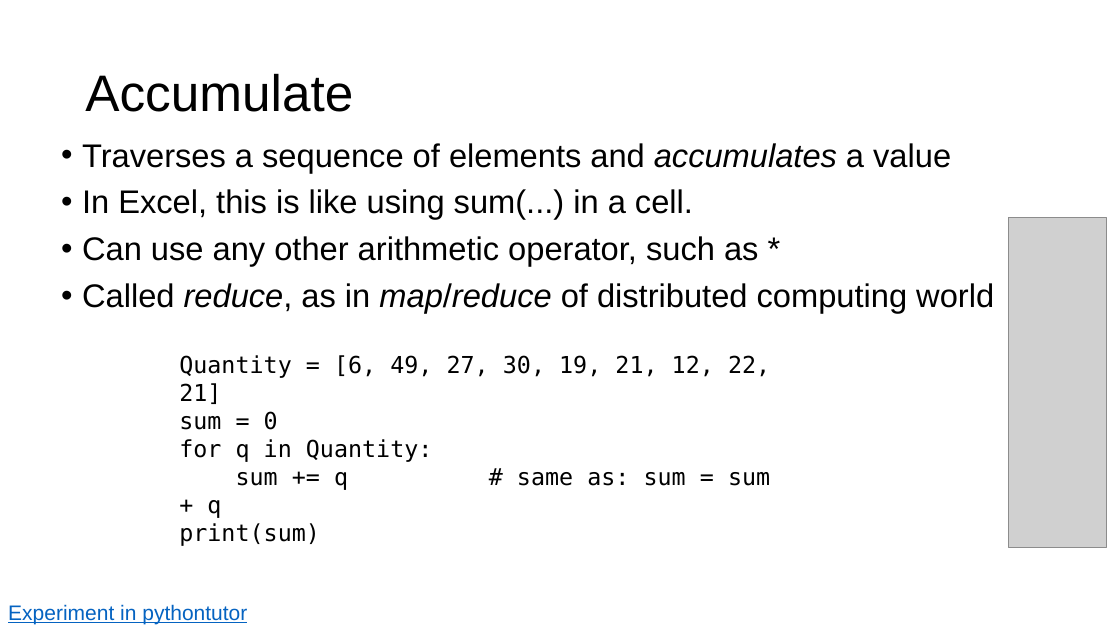
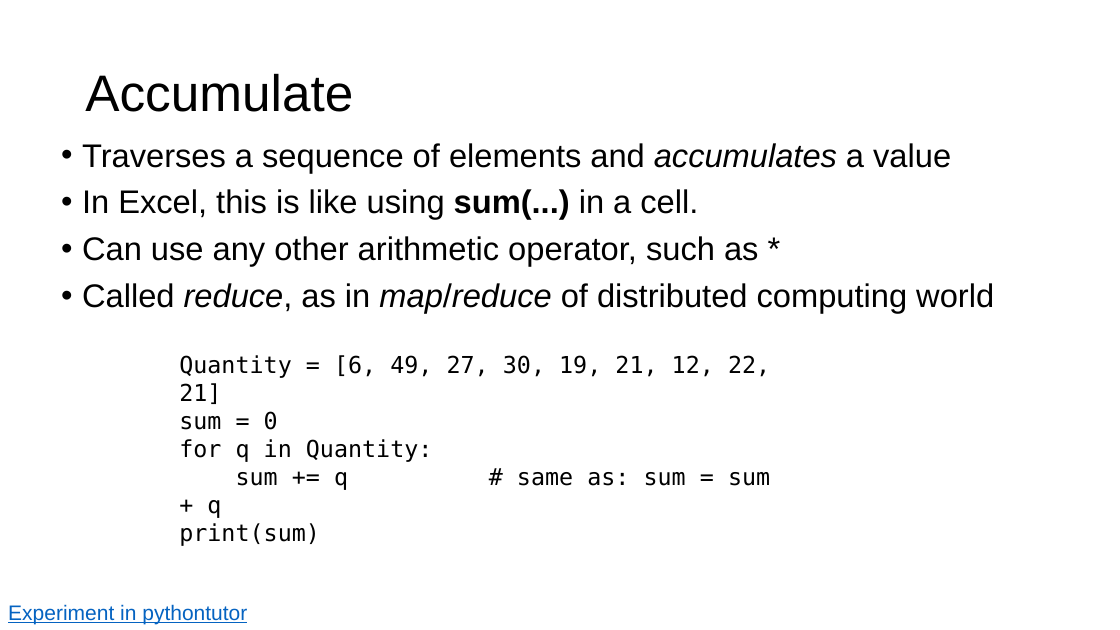
Before and after one commit to parrt/msds501, a slide deck: slide 8 of slides/programming-patterns.pptx. Drawn at 1120x630 pixels with LibreOffice and Linux fonts; fonts in the diff are those of the drawing; grey boxes stand for pictures; background and template pictures are left out. Boxes give left, top, right and bottom in pixels: in the first picture for what was removed or moved away, otherwise in the second. Text is boxed around its words. In the diff, an @@ line names an element or a change of style, - is before the commit and + after.

```diff
--- a/slides/programming-patterns.pptx
+++ b/slides/programming-patterns.pptx
@@ text at <box>82,189,698,219</box>: bold on in "sum(...)" @@
@@ picture removed at <box>1009,218,1107,548</box> @@
```
Also in this commit, not shown: 6 other slides changed, 4 slides added, 3 slides removed.
